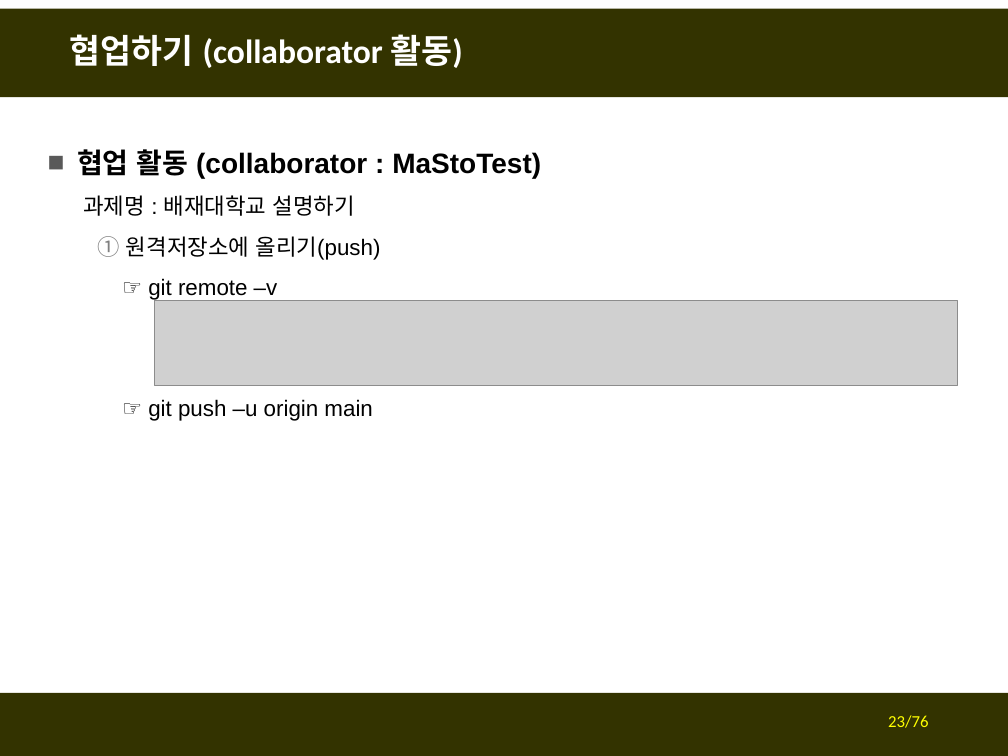
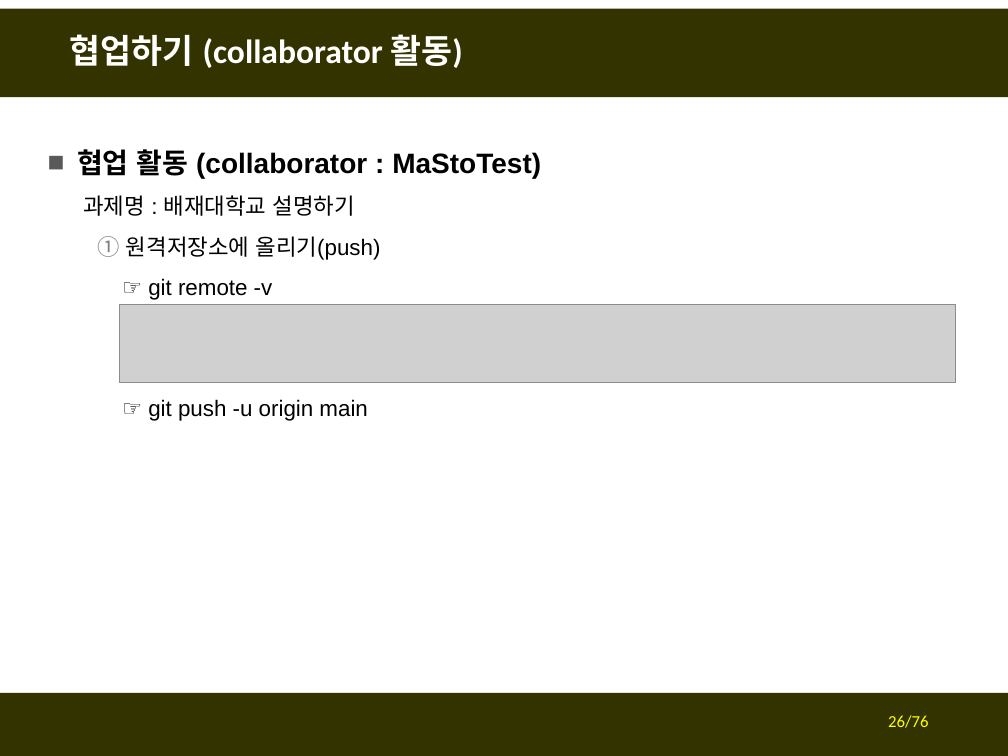
Before and after one commit to fasthill/github-lecture, a slide deck: slide 26 of git및github첫걸음4-협업하기.pptx (slide 23 before the commit). Drawn at 1008x756 pixels with LibreOffice and Linux fonts; fonts in the diff are those of the drawing; grey boxes stand for pictures. Boxes give left, top, right and bottom in pixels: in the first picture for what was removed or moved away, otherwise in the second. Text is boxed around its words. In the diff, an @@ line names an element or a change of style, - is before the commit and + after.

```diff
--- a/git및github첫걸음4-협업하기.pptx
+++ b/git및github첫걸음4-협업하기.pptx
@@ text at [148, 278, 367, 421]: text changed @@
-  ☞ git remote –v
-  ☞ git push –u origin main
+  ☞ git remote -v
+  ☞ git push -u origin main
@@ picture: place and size @@
-picture at [154, 300, 958, 385]
+picture at [120, 304, 956, 383]
@@ page number at [888, 715, 928, 728]: text changed @@
-23/76
+26/76
```
Also in this commit, not shown: 20 other slides changed, 5 slides added.
